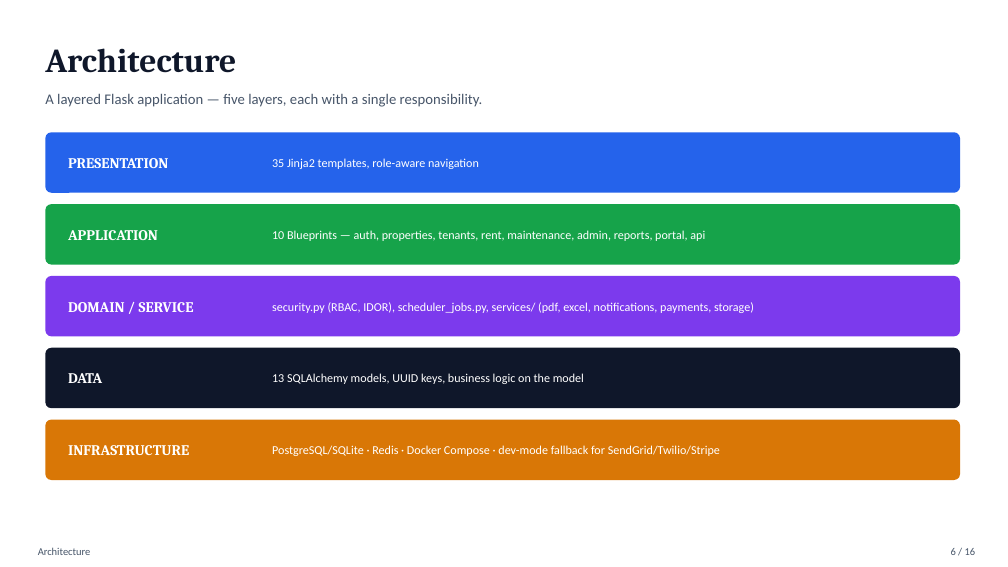
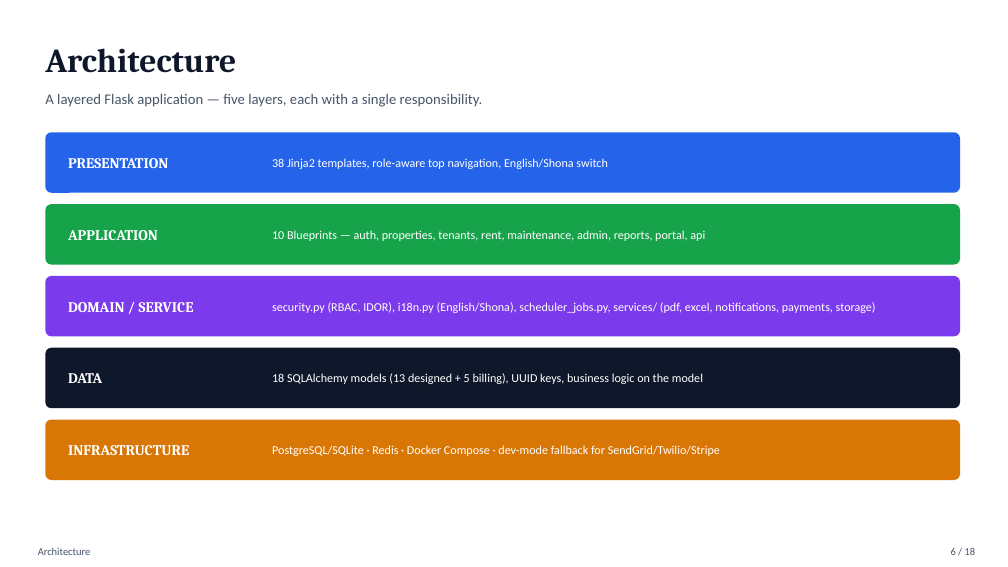
Before and after one commit to Abdur-lab/github-slideshow, a slide deck: slide 6 of docs/ABDURRAHMAAN_IT401_DEL_6_PRESENTATION.pptx. Drawn at 1008x567 pixels with LibreOffice and Linux fonts; fonts in the diff are those of the drawing. Boxes give left, top, right and bottom in pixels: in the first picture for what was removed or moved away, otherwise in the second. Text is boxed around its words. In the diff, an @@ line names an element or a change of style, - is before the commit and + after.

```diff
--- a/docs/ABDURRAHMAAN_IT401_DEL_6_PRESENTATION.pptx
+++ b/docs/ABDURRAHMAAN_IT401_DEL_6_PRESENTATION.pptx
@@ text at [272, 158, 607, 169]: text changed @@
-35 Jinja2 templates, role-aware navigation
+38 Jinja2 templates, role-aware top navigation, English/Shona switch
@@ text at [272, 302, 876, 313]: text changed @@
-security.py (RBAC, IDOR), scheduler_jobs.py, services/ (pdf, excel, notifications, payments, storage)
+security.py (RBAC, IDOR), i18n.py (English/Shona), scheduler_jobs.py, services/ (pdf, excel, notifications, payments, storage)
@@ text at [272, 373, 703, 384]: text changed @@
-13 SQLAlchemy models, UUID keys, business logic on the model
+18 SQLAlchemy models (13 designed + 5 billing), UUID keys, business logic on the model
```
Also in this commit, not shown: 14 other slides changed, 2 slides added, 1 other file.
